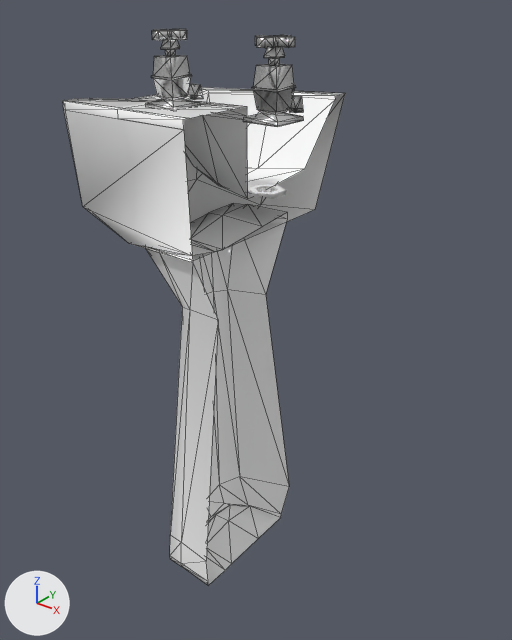
Two versions of the glTF model assets/sink_table.glb, one commit apart.
One viewpoint serves both versions: a camera (50 mm lens) standing at (20.83, -47.91, 13.44) and looking at (11.5, -36.25, 6.21). Every picture has the same lights, and +X, +Y and +Z are marked at lower left. The first picture is the older version. Mesh edges are drawn as thin lines on the coarser meshes. Where no turn or scale is listed for an object, it has been applied to the vertices.
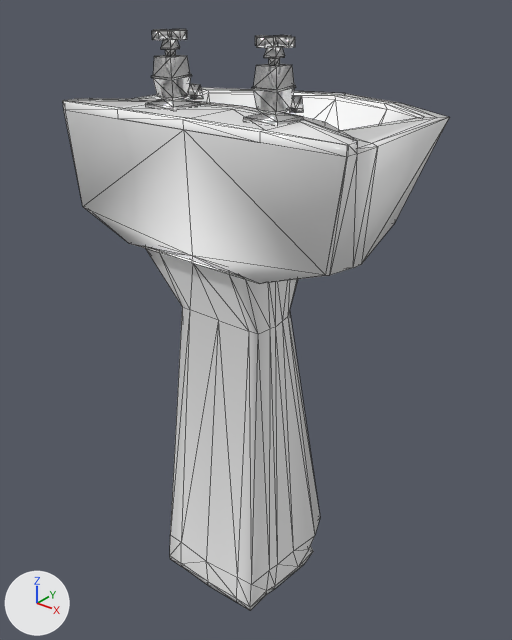
What differs and where, as boxes [x1, y1, x2, y2] in the pictures (512 x 640 px):
```json
{"object": "Cube.001", "change": "added", "after": [63, 87, 449, 611]}
{"object": "Cube.044", "change": "deleted", "before": [63, 87, 345, 585]}
```

Edits to the scene script, one JSON object a line:
```json
{"op": "add", "block": "me_cube_012", "code": ["me_cube_012 = bpy.data.meshes.new('Cube.012')", "me_cube_012.from_pydata(...)  # 266 vertices, 446 faces; spans x -0.247..0.247, y -0.14..0.248, z -0.659..0.163", "me_cube_012.materials.append(mat_bath_001)  # white #ffffff"]}
{"op": "remove", "block": "ob_cube_044", "code": ["ob_cube_044 = bpy.data.objects.new('Cube.044', me_cube_011)", "ob_cube_044.location = (11.81, -36.76, 8.91)"]}
{"op": "add", "block": "ob_cube_001", "code": ["ob_cube_001 = bpy.data.objects.new('Cube.001', me_cube_012)", "ob_cube_001.parent = ob_bathroom_sink", "ob_cube_001.location = (-0.00931, 0.0202, 0.649)", "ob_cube_001.rotation_euler = (3.142, 0.0, 0.0)  # degrees (180, 0, 0)", "ob_cube_001.scale = (-1.0, -1.0, -1.0)"]}
```
